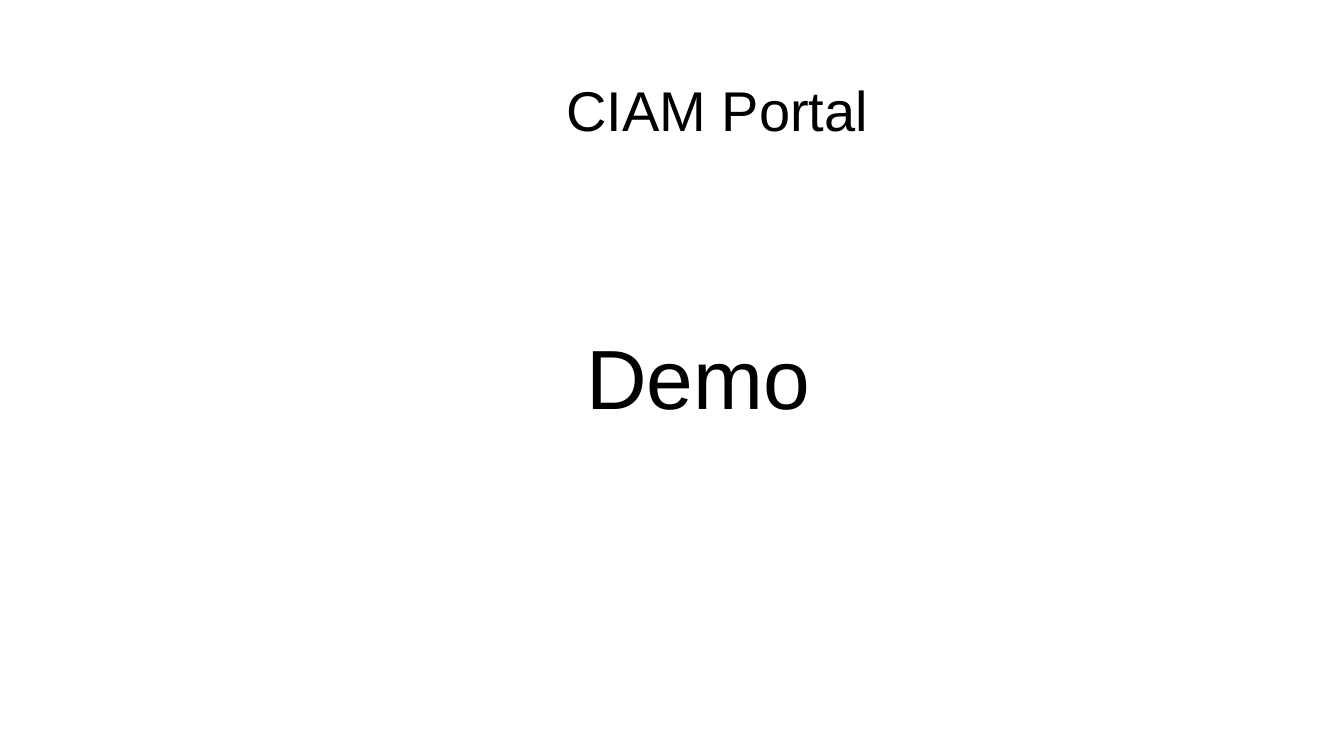
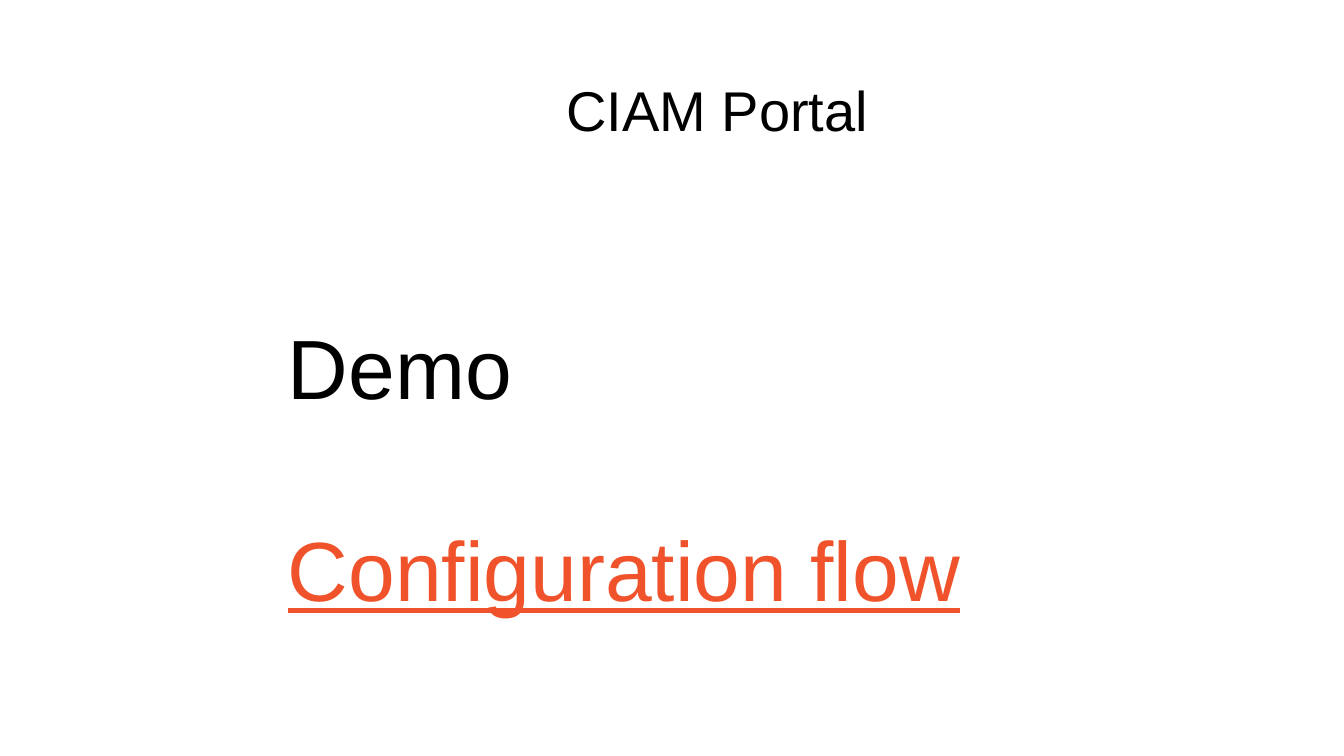
Before and after one commit to rbrayb/Presentations, a slide deck: slide 7 of Journey-Entra-CIAM-and-VC/Journey-Entra-CIAM-and-VC.pptx. Drawn at 1344x756 pixels with LibreOffice and Linux fonts; fonts in the diff are those of the drawing; background and template pictures are left out. Boxes give left, top, right and bottom in pixels: in the first picture for what was removed or moved away, otherwise in the second. Text is boxed around its words. In the diff, an @@ line names an element or a change of style, - is before the commit and + after.

```diff
--- a/Journey-Entra-CIAM-and-VC/Journey-Entra-CIAM-and-VC.pptx
+++ b/Journey-Entra-CIAM-and-VC/Journey-Entra-CIAM-and-VC.pptx
@@ text "Demo": place and size @@
-text "Demo" at [586, 351, 810, 410]
+text "Demo" at [288, 341, 960, 616]
@@ text at [288, 540, 960, 616]: paragraph added @@
+Configuration flow
```
Also in this commit, not shown: 3 other slides changed, 1 other file.
